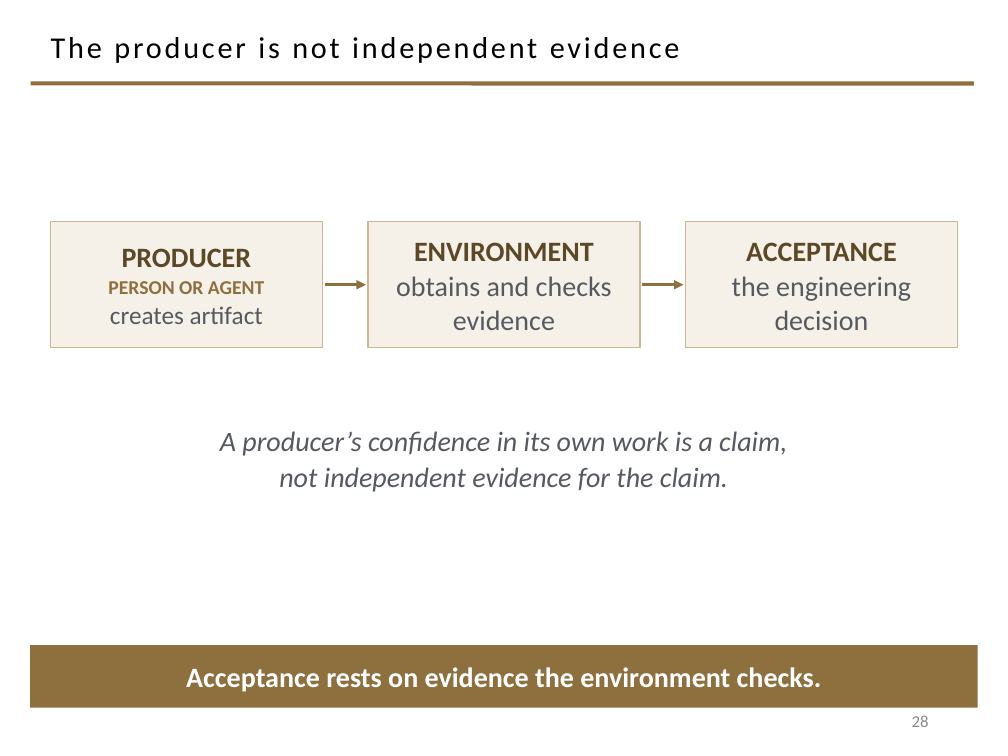
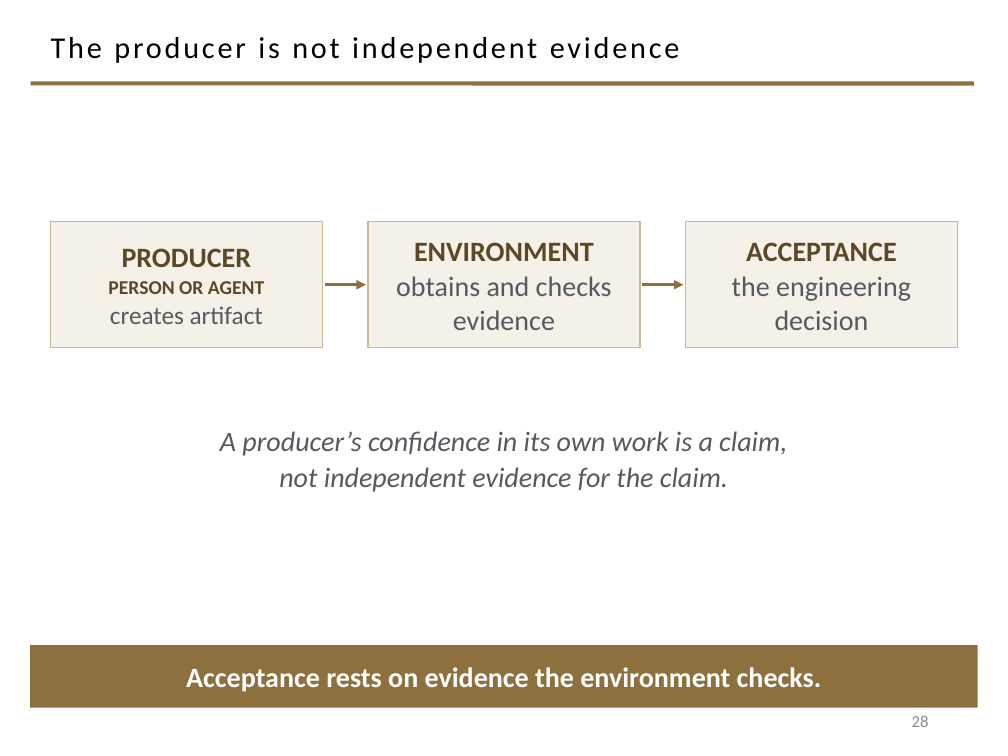
Before and after one commit to davisjam/model-based-agentic-software-engineering, a slide deck: slide 28 of course/lectures/act-2-delegation-and-control/01-delegation/2-1-Agents.pptx. Drawn at 1008x756 pixels with LibreOffice and Linux fonts; fonts in the diff are those of the drawing; background and template pictures are left out. Boxes give left, top, right and bottom in pixels: in the first picture for what was removed or moved away, otherwise in the second. Text is boxed around its words. In the diff, an @@ line names an element or a change of style, - is before the commit and + after.

```diff
--- a/course/lectures/act-2-delegation-and-control/01-delegation/2-1-Agents.pptx
+++ b/course/lectures/act-2-delegation-and-control/01-delegation/2-1-Agents.pptx
@@ text in rectangle at [108,281,264,294]: text colour #8E6F3E to #5C4826 in "PERSON OR AGENT" @@
```
Also in this commit, not shown: 14 other slides changed.
